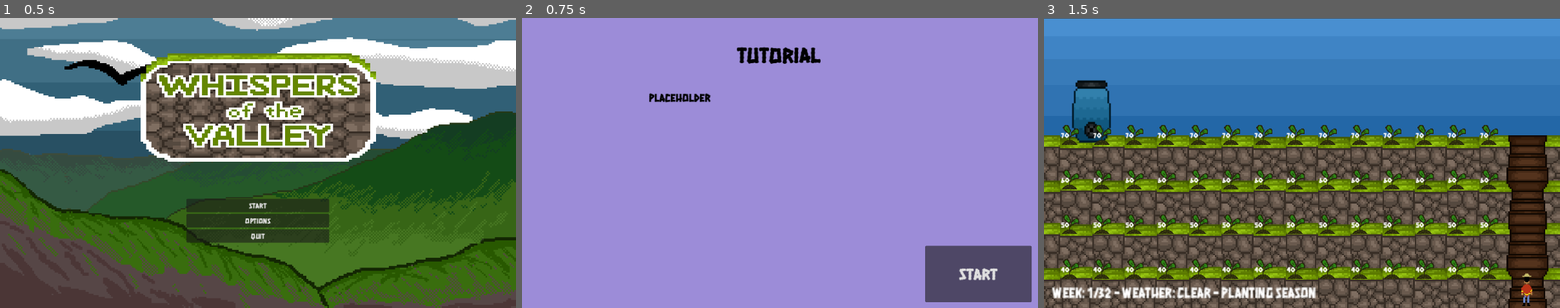
Above: before the commit, frames 1-3 (left to right).
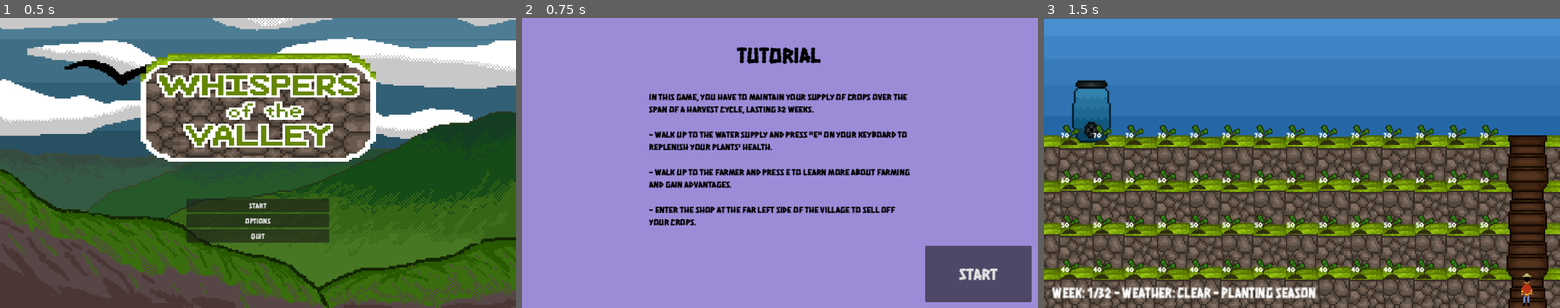
Above: after the commit, the same moments.

Repository: kprsandilya/c3-game
Game: Godot game, scene res://Menu.tscn
Two runs of this game, one before a commit and one after it. Both use one fixed random seed, a clock stepped at 60 frames per second and the inputs below.
Inputs:
- Up to frame 1 (0.5 s): no input
- Up to frame 2 (0.75 s): click "START" at 0.5 s
- Up to frame 3 (1.5 s): click "START" at 1.25 s

Frame 1 is identical in both runs. In frame 2, 5.1% of the frame differs, in the area x 24-76%, y 25-72%; in frame 3, nothing differs.

Commit message:
tutorial

Diff:
--- a/godot-game/tutorial.tscn
+++ b/godot-game/tutorial.tscn
@@ -54,8 +54,14 @@
 grow_horizontal = 2
 grow_vertical = 2
 theme_override_colors/default_color = Color(0, 0, 0, 1)
-theme_override_font_sizes/normal_font_size = 24
-text = "PLACEHOLDER"
+theme_override_font_sizes/normal_font_size = 20
+text = "In this game, you have to maintain your supply of crops over the span of a harvest cycle, lasting 32 weeks.
+
+- Walk up to the water supply and press \"E\" on your keyboard to replenish your plants' health.
+
+- Walk up to the Farmer and Press E to learn more about farming and gain advantages.
+
+- Enter the shop at the far left side of the village to sell off your crops."
 
 [node name="Button" type="Button" parent="."]
 layout_mode = 0
Not shown, added: godot-game/export_presets.cfg
Not shown: 1 places in godot-game/tutorial.tscn that only renumber resources
